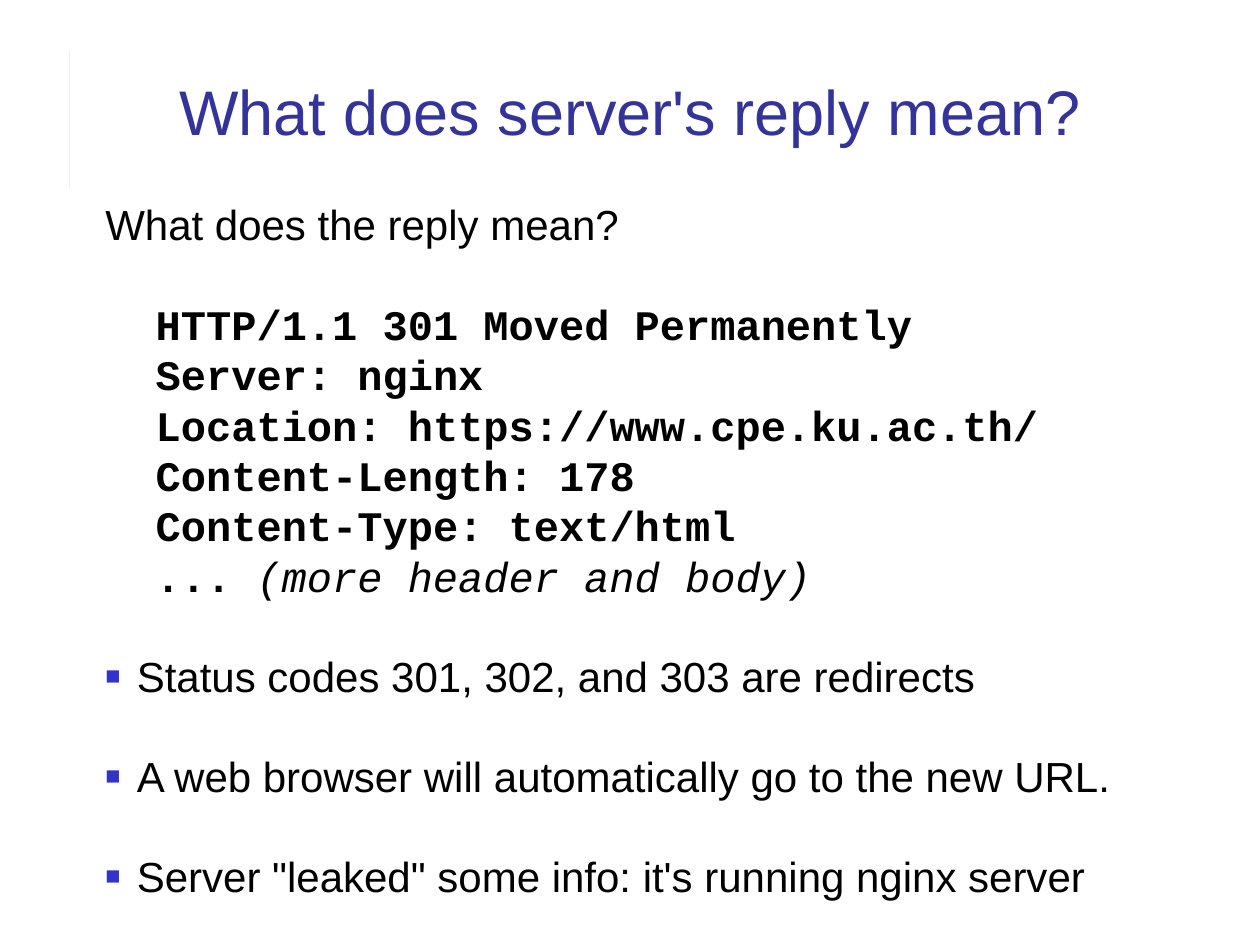
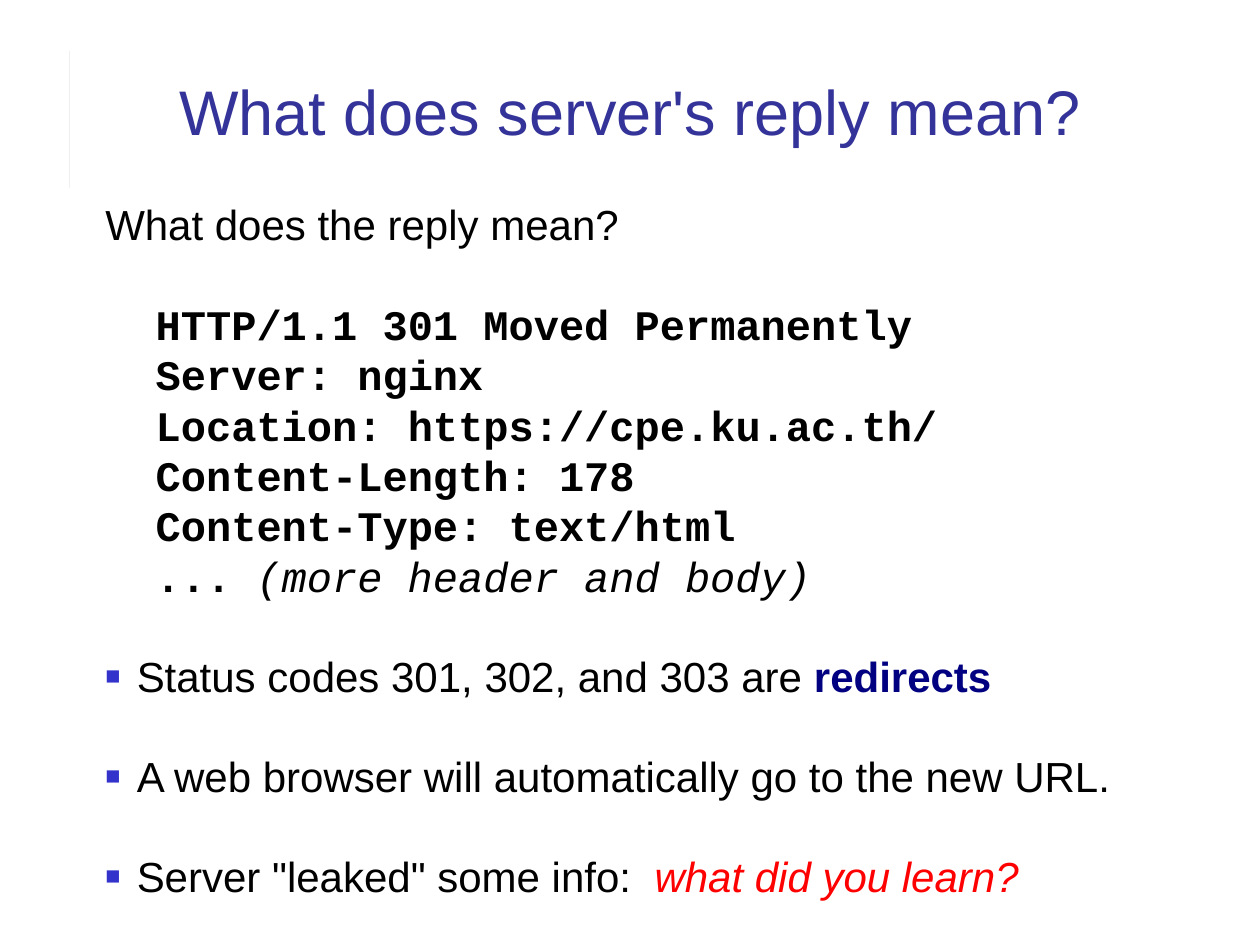
Before and after one commit to cpske/ISP, a slide deck: slide 19 of web/HTTP-in-Action.pptx (slide 18 before the commit). Drawn at 1260x945 pixels with LibreOffice and Linux fonts; fonts in the diff are those of the drawing. Boxes give left, top, right and bottom in pixels: in the first picture for what was removed or moved away, otherwise in the second. Text is boxed around its words. In the diff, an @@ line names an element or a change of style, - is before the commit and + after.

```diff
--- a/web/HTTP-in-Action.pptx
+++ b/web/HTTP-in-Action.pptx
@@ text at <box>156,410,937,500</box>: text changed @@
-Location: https://www.cpe.ku.ac.th/
-Content-Length: 178
+Location: https://cpe.ku.ac.th/
+Content-Length: 178
@@ text at <box>137,661,991,698</box>: text colour #000000 to #000080, bold on in "redirects" @@
@@ text at <box>137,861,1019,900</box>: text changed @@
-■ Server "leaked" some info: it's running nginx server
+■ Server "leaked" some info: what did you learn?
```
Also in this commit, not shown: 12 other slides changed, 2 slides added, 1 other file.
